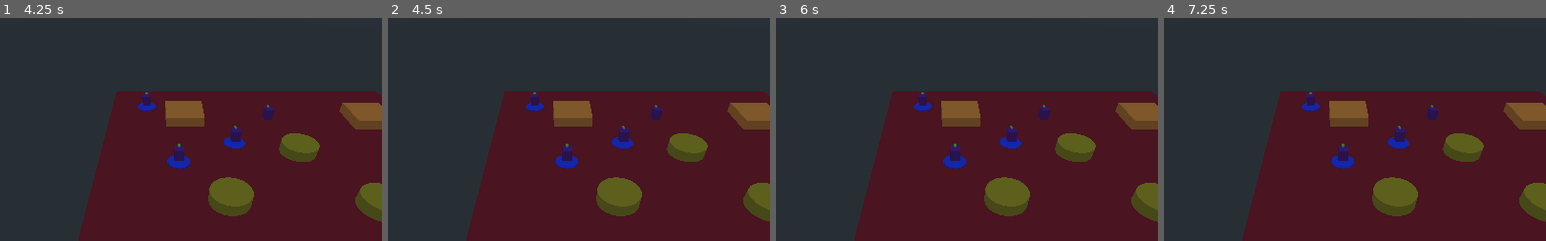
Above: before the commit, frames 1-4 (left to right).
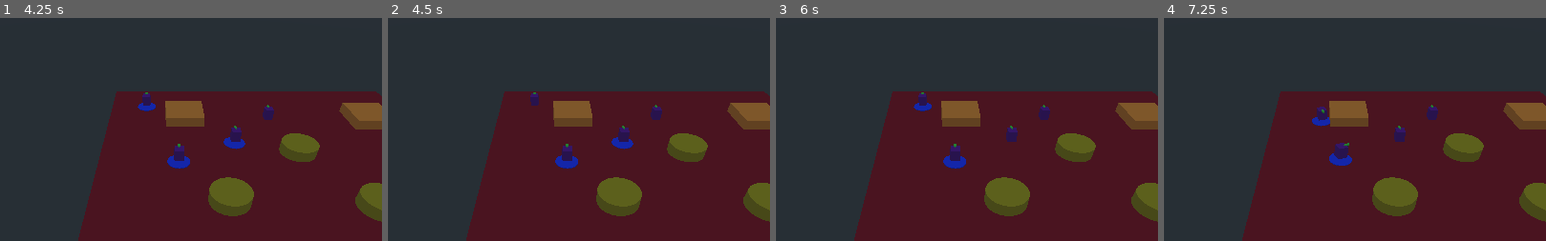
Above: after the commit, the same moments.

Repository: Ellord207/GodotShenanigans
Game: Godot game, scene res://World/TestWorld.tscn
Same seed, same stepped clock (60 frames per second), same inputs: the game is played once before the commit and once after it.
Inputs (mouse positions are % of the whole screen's width and height, from its top left):
- Up to frame 1 (4.25 s): move the mouse to (72, 45) at 0.52 s; press the mouse at (72, 45) at 0.53 s; tap Enter at 1.25, 2.75 s; move the mouse to (30, 55) at 1.27 s; release the mouse at (30, 55) at 1.28 s; click (30, 55) at 1.35 s; tap Space at 2, 3.5 s; move the mouse to (60, 28) at 2.02 s; press the mouse at (60, 28) at 2.03 s; right-click (60, 28) at 2.1 s; move the mouse to (45, 70) at 2.77 s; release the mouse at (45, 70) at 2.78 s; click (45, 70) at 2.85 s; move the mouse to (80, 65) at 3.52 s; press the mouse at (80, 65) at 3.53 s
- Up to frame 2 (4.5 s): tap Enter at 4.25 s; move the mouse to (20, 35) at 4.27 s; release the mouse at (20, 35) at 4.28 s; right-click (20, 35) at 4.35 s
- Up to frame 3 (6 s): click (20, 35) at 4.55 s; tap Space at 5 s; move the mouse to (55, 50) at 5.02 s; press the mouse at (55, 50) at 5.03 s; move the mouse to (35, 25) at 5.77 s; release the mouse at (35, 25) at 5.78 s; click (35, 25) at 5.85 s
- Up to frame 4 (7.25 s): move the mouse to (72, 45) at 6.52 s; press the mouse at (72, 45) at 6.53 s; right-click (72, 45) at 6.6 s
The pictures show only the part of the screen within x 29-79%, y 11-61%; the shares and areas given below are measured in that part.

Frame 1 is identical in both runs. In frame 2, 0.1% of the frame differs, in the area x 36-41%, y 38-42%; in frame 3, 0.2%; in frame 4, 1.0%, in the area x 36-65%, y 33-68%.

Commit message:
fixed unit deselection bug

Diff:
--- a/Actors/Unit.tscn
+++ b/Actors/Unit.tscn
@@ -19,6 +19,10 @@
 
 [sub_resource type="SpatialMaterial" id=6]
 albedo_color = Color( 0.0941176, 0.160784, 0.717647, 1 )
+
+[sub_resource type="CylinderShape" id=7]
+radius = 5.0
+height = 2.5
 
 [node name="Unit" type="KinematicBody" groups=[
 "units",
@@ -48,3 +52,7 @@
 visible = false
 mesh = SubResource( 5 )
 material/0 = SubResource( 6 )
+
+[node name="AttackRangeCollision" type="CollisionShape" parent="."]
+transform = Transform( 1, 0, 0, 0, 1, 0, 0, 0, 1, 0, 1, 0 )
+shape = SubResource( 7 )
--- a/World/CamControl.gd
+++ b/World/CamControl.gd
@@ -60,7 +60,7 @@
 			unit.deselect()
 		for unit in new_selected_units:
 			unit.select()
-	selected_units = new_selected_units
+		selected_units = new_selected_units
 
 func get_unit_under_mouse(m_pos):
 	var result = self.raycast_from_mouse(m_pos, 3) # collision mask 0...011
Not shown: 1 places in Actors/Unit.tscn that only renumber resources
